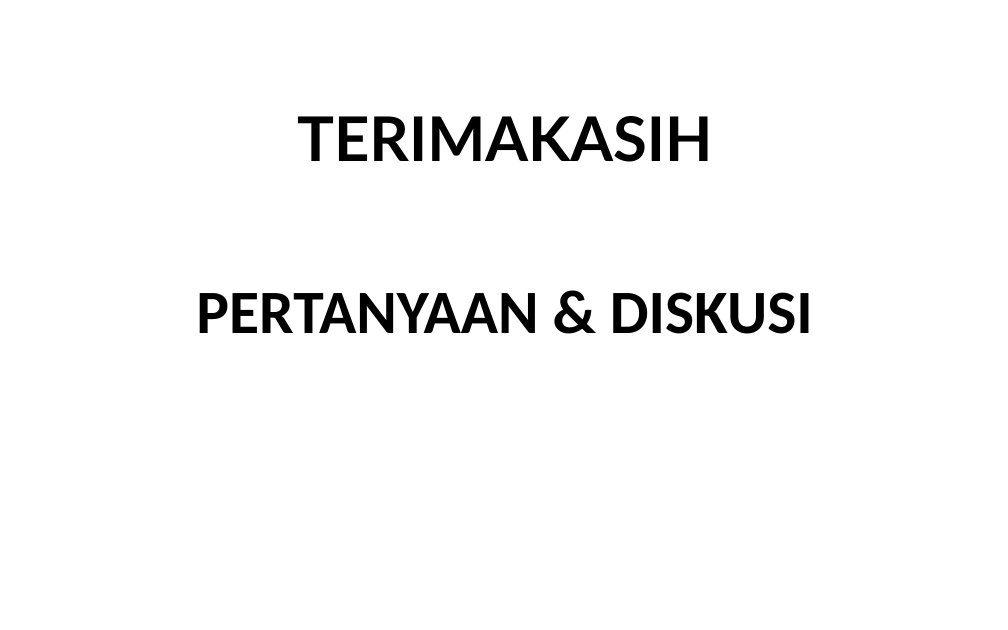
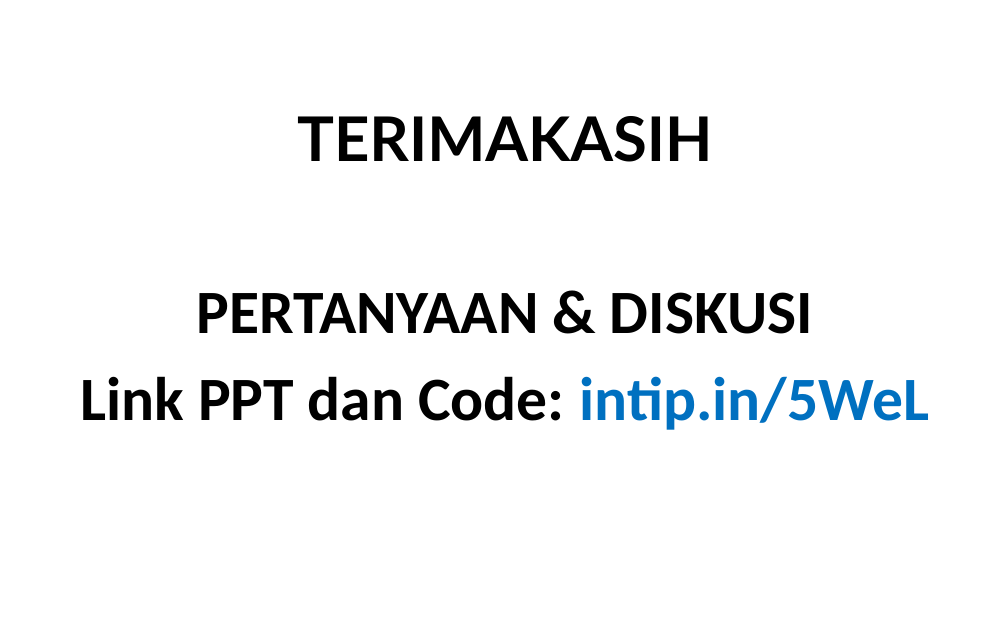
Before and after one commit to basnugroho/SVM-For-Breast-Cancer-Classification, a slide deck: slide 10 of Project - Support Vector Machine Data Mining UB.pptx. Drawn at 1008x630 pixels with LibreOffice and Linux fonts; fonts in the diff are those of the drawing. Boxes give left, top, right and bottom in pixels: in the first picture for what was removed or moved away, otherwise in the second. Text is boxed around its words. In the diff, an @@ line names an element or a change of style, - is before the commit and + after.

```diff
--- a/Project - Support Vector Machine Data Mining UB.pptx
+++ b/Project - Support Vector Machine Data Mining UB.pptx
@@ text at (81,376,930,430): paragraph added @@
+Link PPT dan Code: intip.in/5WeL
```
Also in this commit, not shown: 2 other files.
